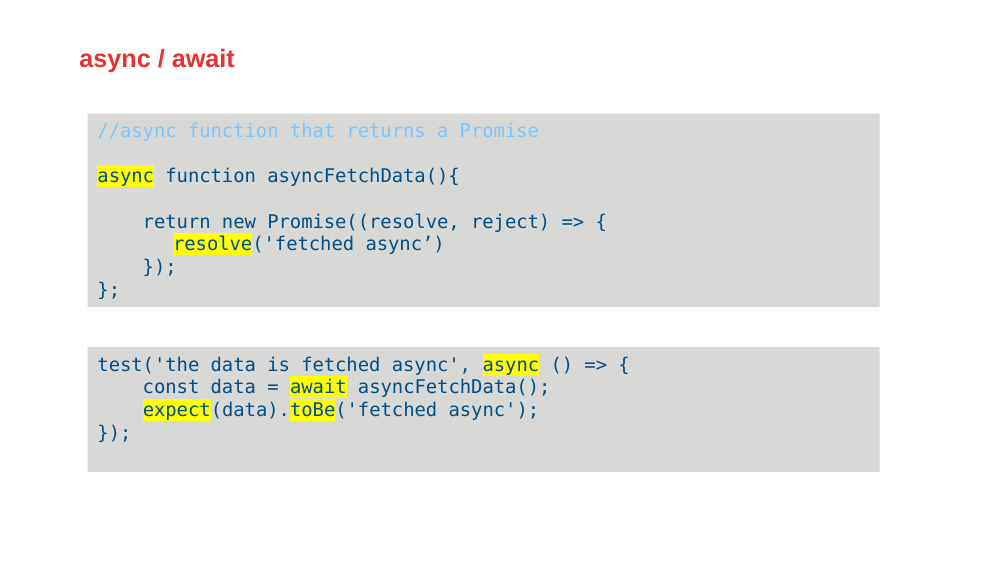
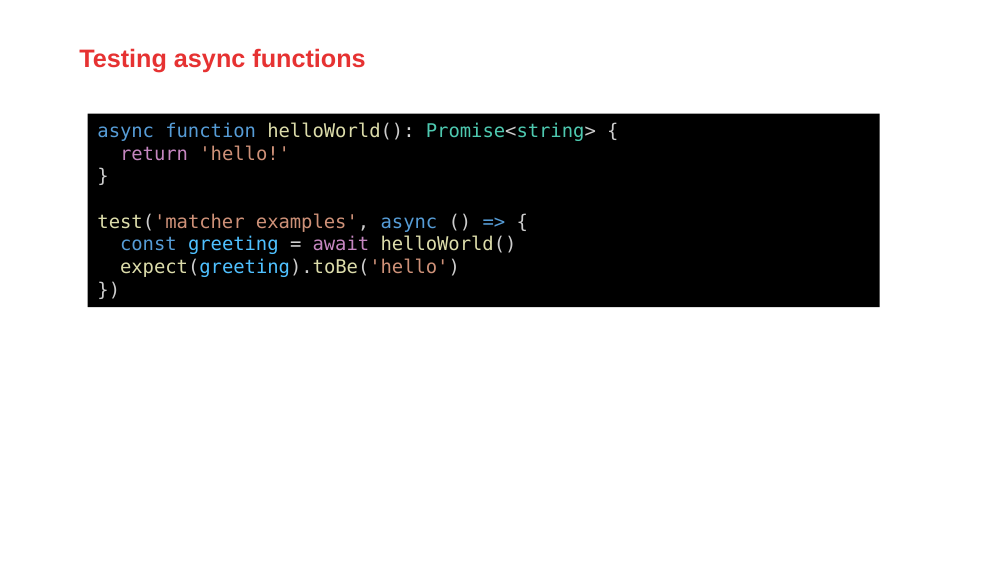
Before and after one commit to AMISConclusion/sig-typescript-unit-testing, a slide deck: slide 16 of typescript_unit_testing_with_vitest.pptx (slide 40 before the commit). Drawn at 1008x567 pixels with LibreOffice and Linux fonts; fonts in the diff are those of the drawing; background and template pictures are left out. Boxes give left, top, right and bottom in pixels: in the first picture for what was removed or moved away, otherwise in the second. Text is boxed around its words. In the diff, an @@ line names an element or a change of style, - is before the commit and + after.

```diff
--- a/typescript_unit_testing_with_vitest.pptx
+++ b/typescript_unit_testing_with_vitest.pptx
@@ title at (x1=79, y1=48, x2=365, y2=72): text changed @@
-async / await
+Testing async functions
@@ rectangle "async function helloWorld(): Promise<string> {" at (x1=88, y1=114, x2=880, y2=307): fill #D8D8D7 to #000000 @@
@@ text in rectangle at (x1=97, y1=122, x2=596, y2=277): text changed; text colour #004F87 to #DCDCAA @@
-//async function that returns a Promise
-async function asyncFetchData(){
-return new Promise((resolve, reject) => {
-resolve('fetched async’)
-});
-};
+async function helloWorld(): Promise<string> {
+return 'hello!'
+}
+test('matcher examples', async () => {
+const greeting = await helloWorld()
+expect(greeting).toBe('hello')
+})
@@ rectangle removed at (x1=88, y1=347, x2=880, y2=472) @@
-test('the data is fetched async', async () => {
-const data = await asyncFetchData();
-expect(data).toBe('fetched async');
-});
```
Also in this commit, not shown: 6 other slides changed, 1 slide added, 26 slides removed.
